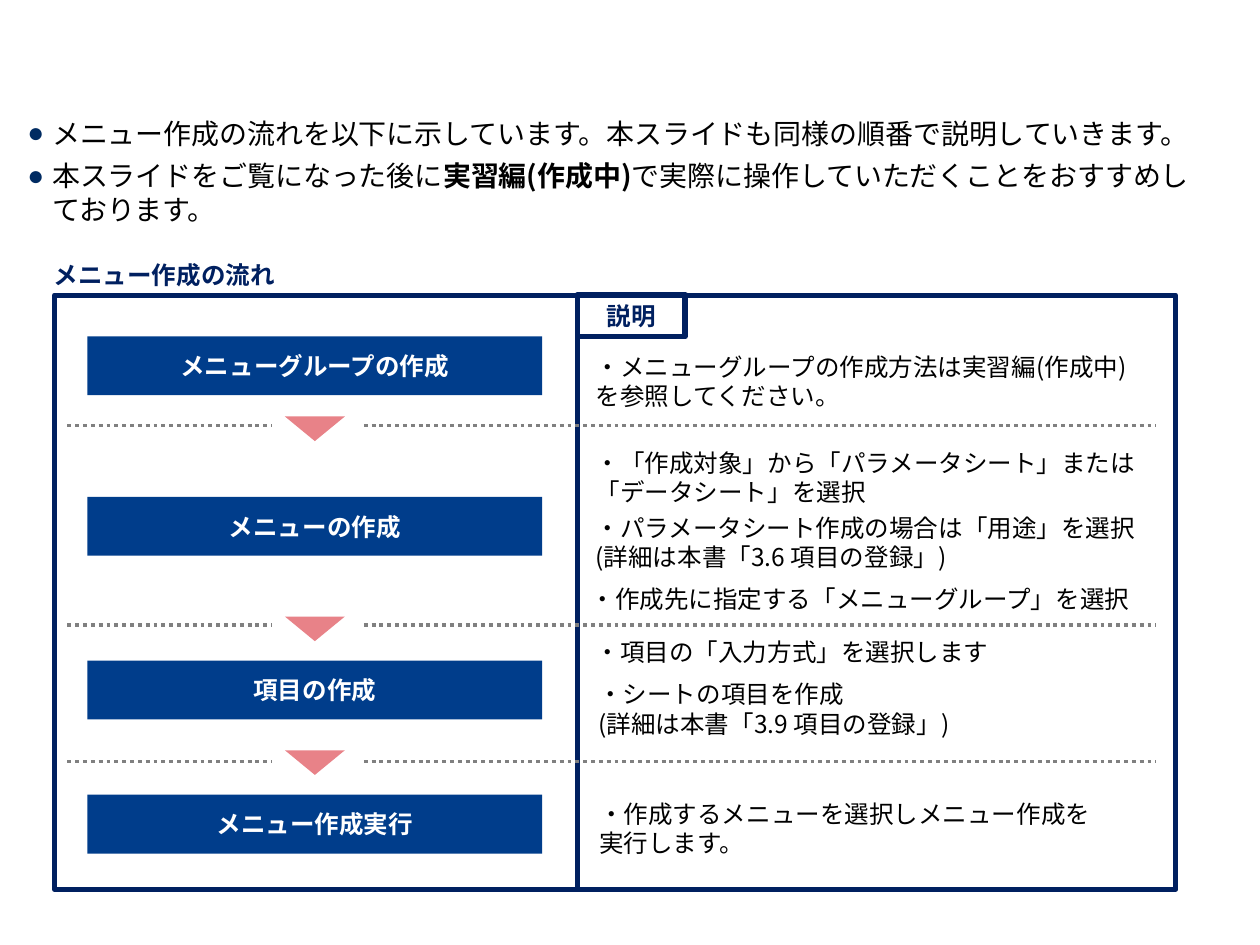
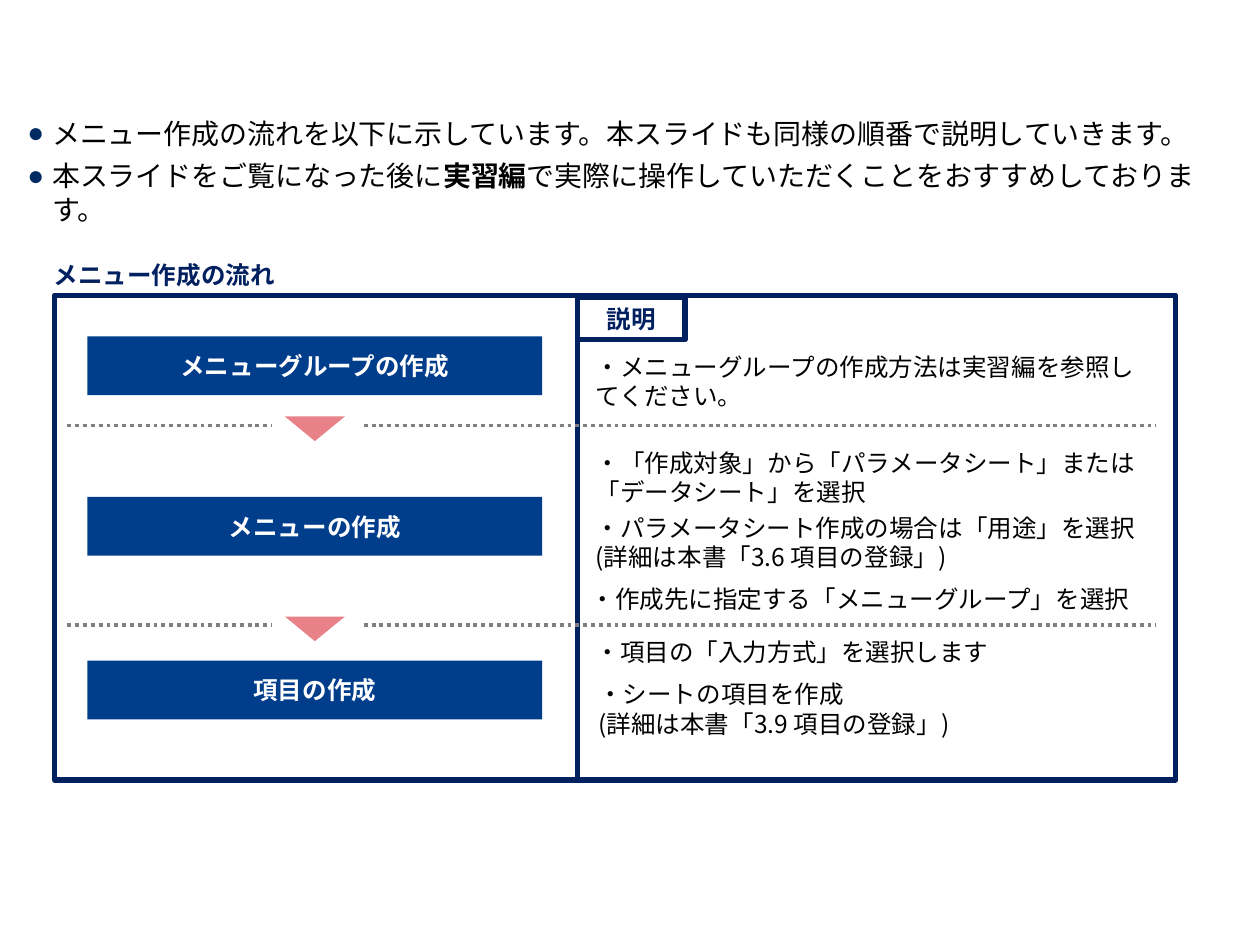
Before and after one commit to exastro-suite/it-automation-docs, a slide deck: slide 19 of asset/Learn_ja/ITA-hg-ps_classroom_lecture_ja.pptx. Drawn at 1260x945 pixels with LibreOffice and Linux fonts; fonts in the diff are those of the drawing; background and template pictures are left out. Boxes give left, top, right and bottom in pixels: in the first picture for what was removed or moved away, otherwise in the second. Text is boxed around its words. In the diff, an @@ line names an element or a change of style, - is before the commit and + after.

```diff
--- a/asset/Learn_ja/ITA-hg-ps_classroom_lecture_ja.pptx
+++ b/asset/Learn_ja/ITA-hg-ps_classroom_lecture_ja.pptx
@@ text at box(52, 162, 1194, 222): text changed @@
-● 本スライドをご覧になった後に実習編(作成中)で実際に操作していただくことをおすすめしております。
+● 本スライドをご覧になった後に実習編で実際に操作していただくことをおすすめしております。
@@ rectangle: place and size @@
-rectangle at box(54, 295, 1176, 888)
+rectangle at box(54, 295, 1176, 780)
@@ line moved from (578, 338) - (578, 890) to (578, 338) - (578, 780) @@
@@ text at box(596, 355, 1134, 407): text changed @@
-・メニューグループの作成方法は実習編(作成中)を参照してください。
+・メニューグループの作成方法は実習編を参照してください。
@@ line removed from (67, 761) to (272, 761) @@
@@ flow chart merge removed at box(285, 750, 345, 775) @@
@@ line removed from (364, 761) to (1155, 761) @@
@@ rectangle removed at box(87, 795, 542, 854) @@
-メニュー作成実行
@@ text removed at box(599, 802, 1090, 854) @@
-・作成するメニューを選択しメニュー作成を
-実行します。
```
Also in this commit, not shown: 27 other slides changed, 1 other file.
